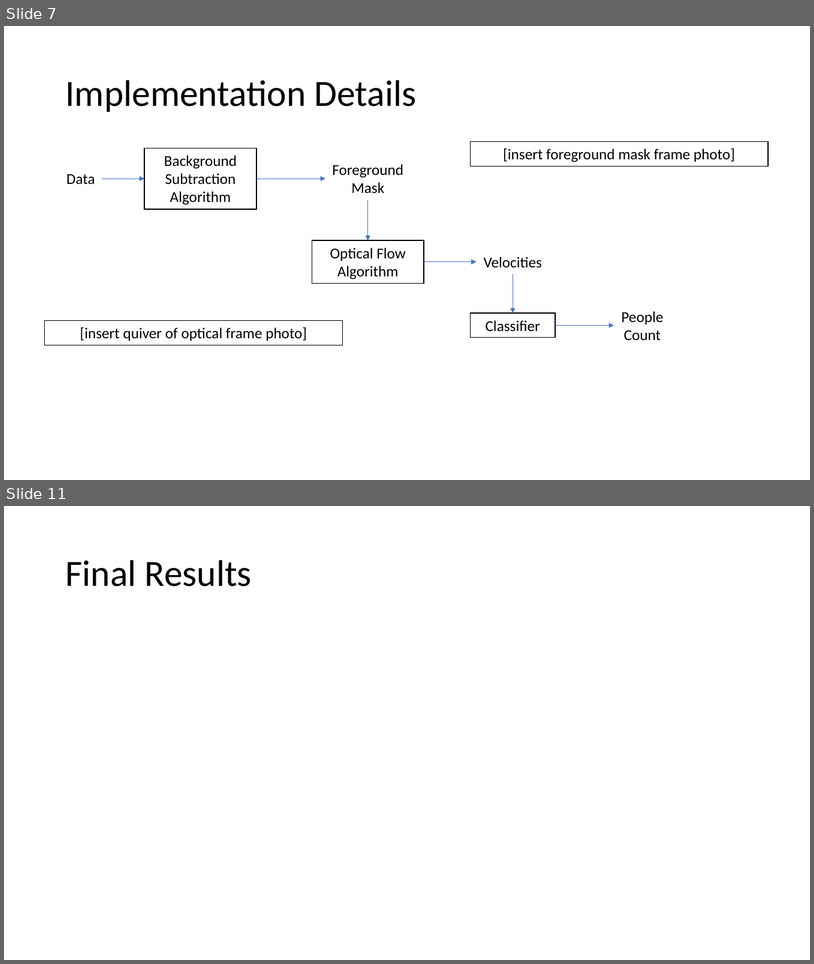
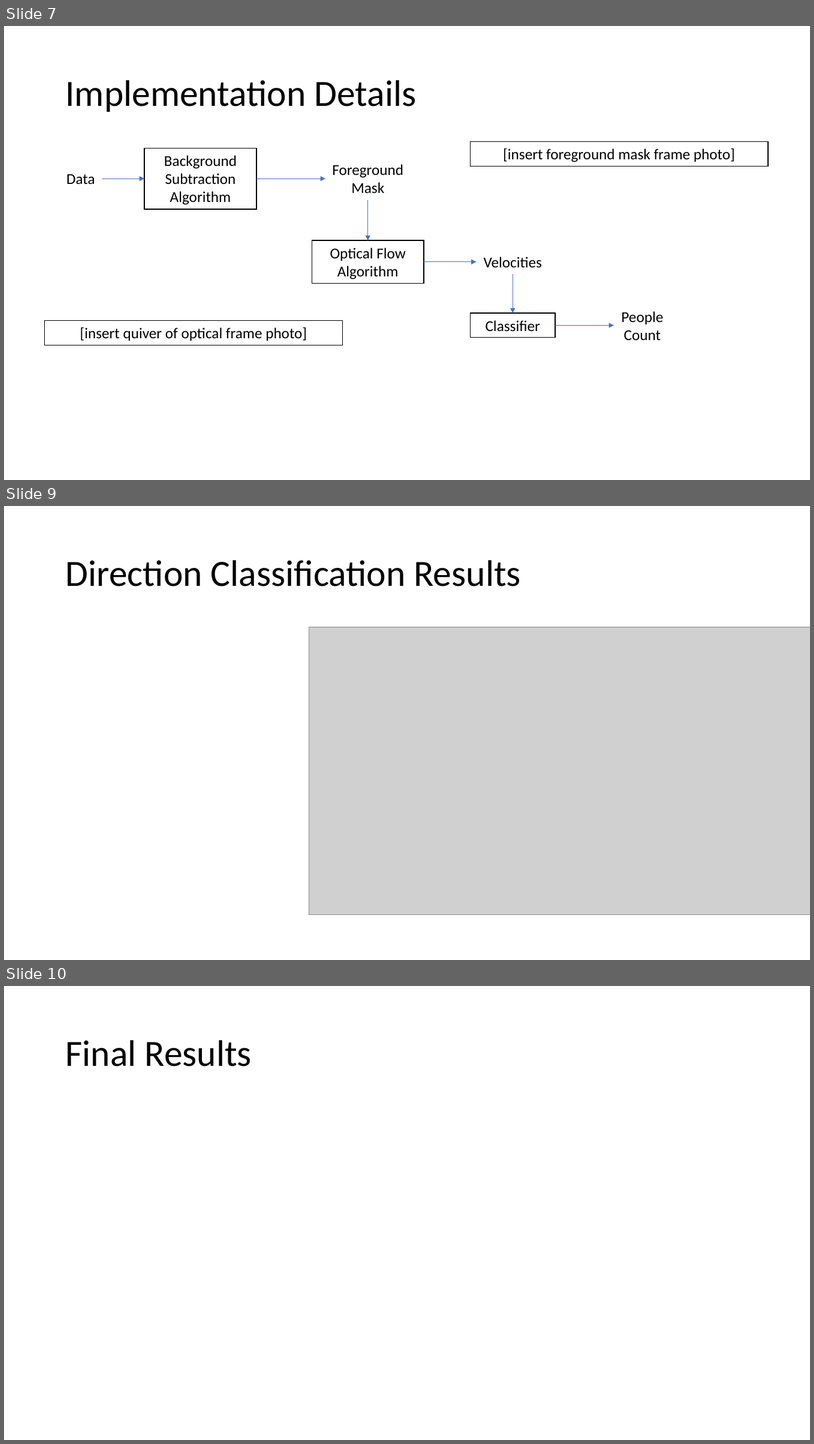
Before and after one commit to janisirene/Occusense, a slide deck: EC520_FinalPresentation.pptx. Shown one above the other, each under a label of ours: slides 7 and 11 before the commit, slides 7, 9 and 10 after it; the slides between them are not shown. The pictures are 814x964 and 814x1444 pixels, drawn with LibreOffice and Linux fonts; fonts in the diff are those of the drawing; grey boxes stand for pictures. Boxes give left, top, right and bottom in pixels: in the first picture for what was removed or moved away, otherwise in the second. Text is boxed around its words. In the diff, an @@ line names an element or a change of style, - is before the commit and + after.

```diff
--- a/EC520_FinalPresentation.pptx
+++ b/EC520_FinalPresentation.pptx
@@ slide 9 added at (4,506,810,960), background #FFFFFF @@
@@ title added at (65,560,521,586), 44 pt, text #000000 @@
+Direction Classification Results
@@ picture added at (309,627,810,915) @@
@@ what was slide 11 is now slide 10 @@
```
Also in this commit, not shown: 3 slides changed, 2 other slides added, 4 slides removed.
